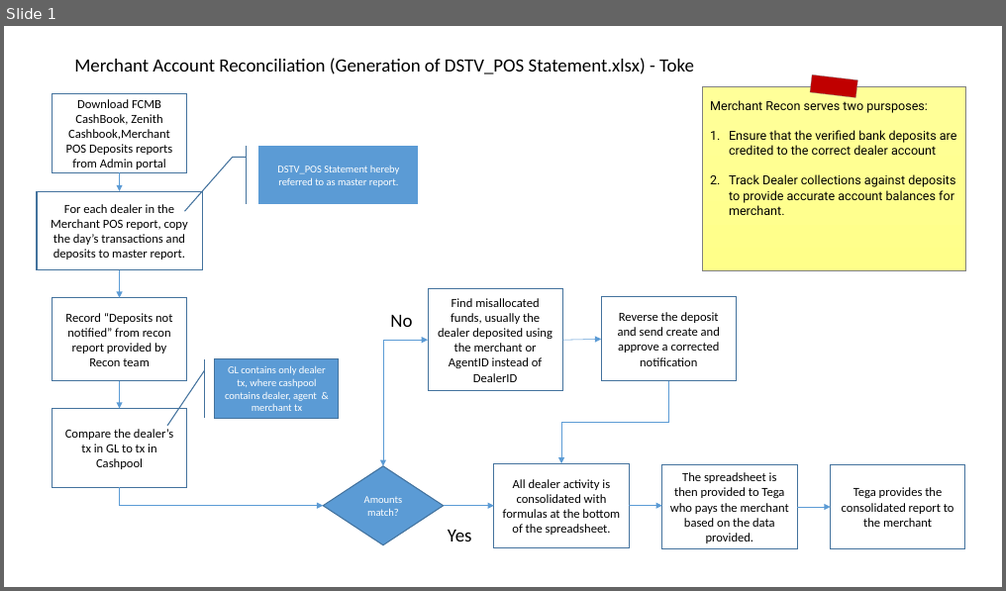
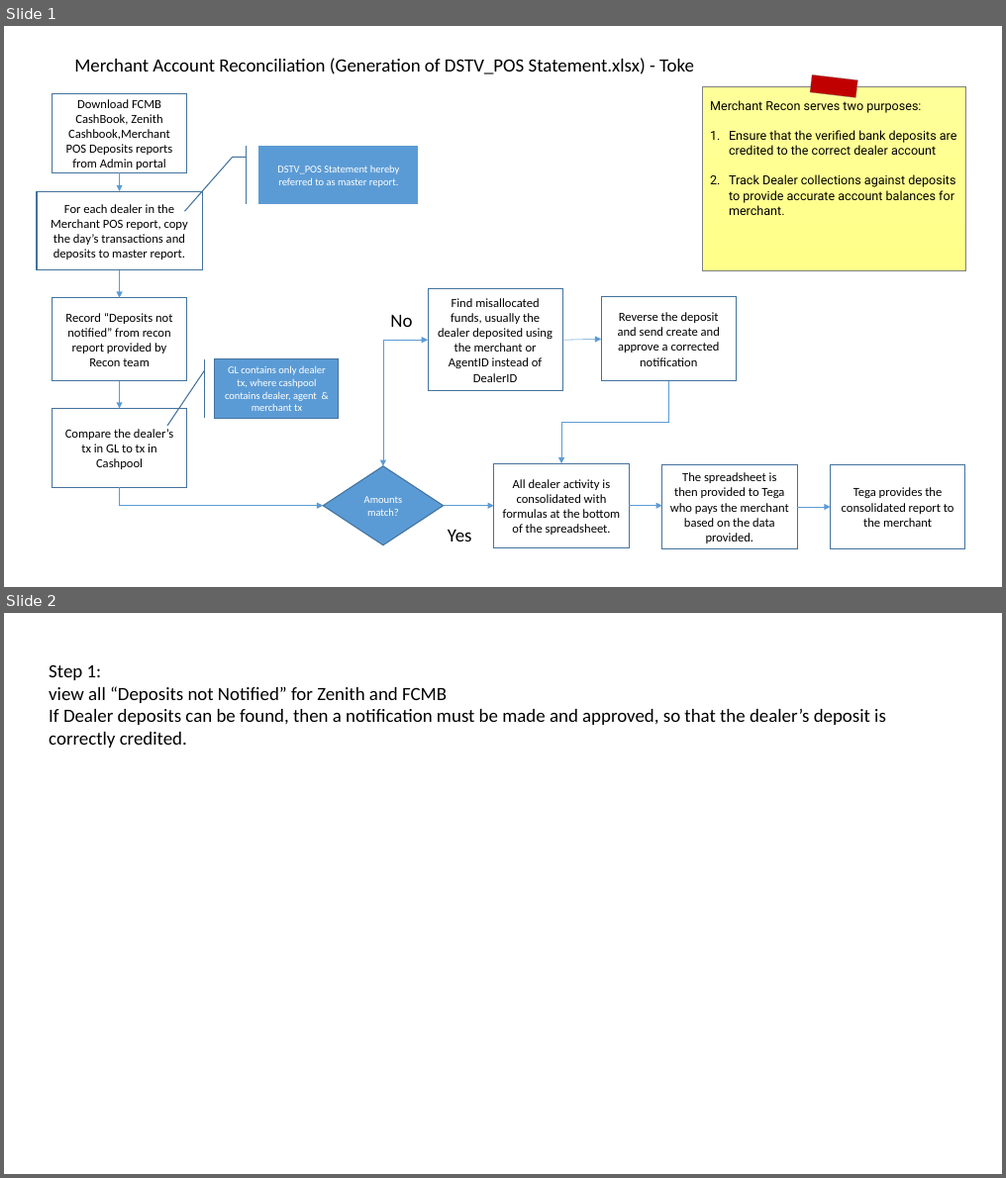
Before and after one commit to AphelionSoftware/Pagatech, a slide deck: Documentation/Wireframes/Merchant Statements _Recon.pptx. Shown one above the other, each under a label of ours: slide 1 before the commit, slides 1 and 2 after it. The pictures are 1006x591 and 1006x1178 pixels, drawn with LibreOffice and Linux fonts; fonts in the diff are those of the drawing. Boxes give left, top, right and bottom in pixels: in the first picture for what was removed or moved away, otherwise in the second. Text is boxed around its words. In the diff, an @@ line names an element or a change of style, - is before the commit and + after.

Commit message:
Merchant Recon wireframe

```diff
--- a/Documentation/Wireframes/Merchant Statements _Recon.pptx
+++ b/Documentation/Wireframes/Merchant Statements _Recon.pptx
@@ slide 2 added at <box>4,613,1002,1174</box>, background #FFFFFF @@
@@ text added at <box>49,664,886,748</box>, 18 pt, text #000000 @@
+Step 1:
+view all “Deposits not Notified” for Zenith and FCMB
+If Dealer deposits can be found, then a notification must be made and approved, so that the dealer’s deposit is correctly credited.
@@ slide 1 changed as well @@
@@ text in rectangle at <box>710,100,921,113</box>: text changed @@
-Merchant Recon serves two pursposes:
+Merchant Recon serves two purposes:
```
Also in this commit, not shown: 1 other slide changed, 2 other slides added, 1 slide removed.
